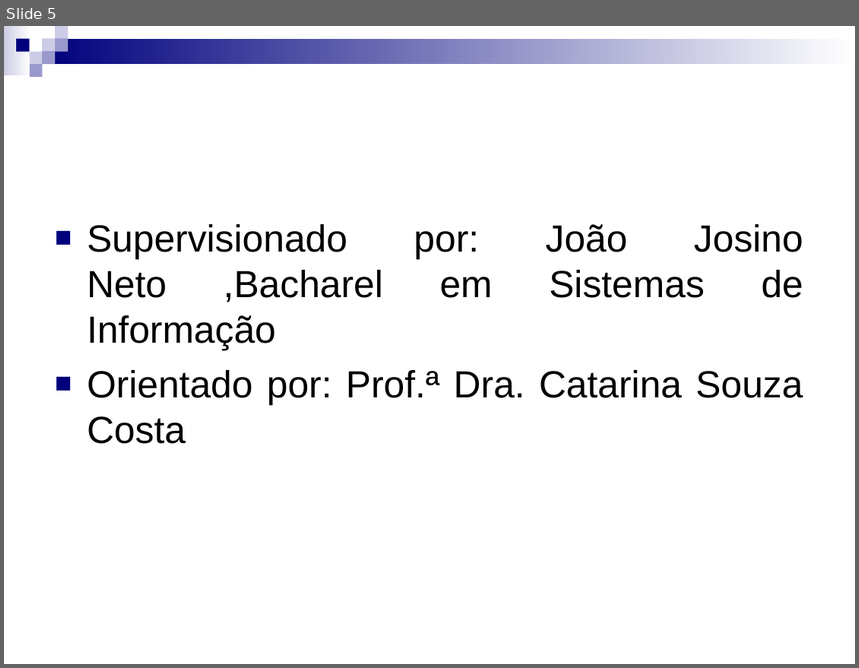
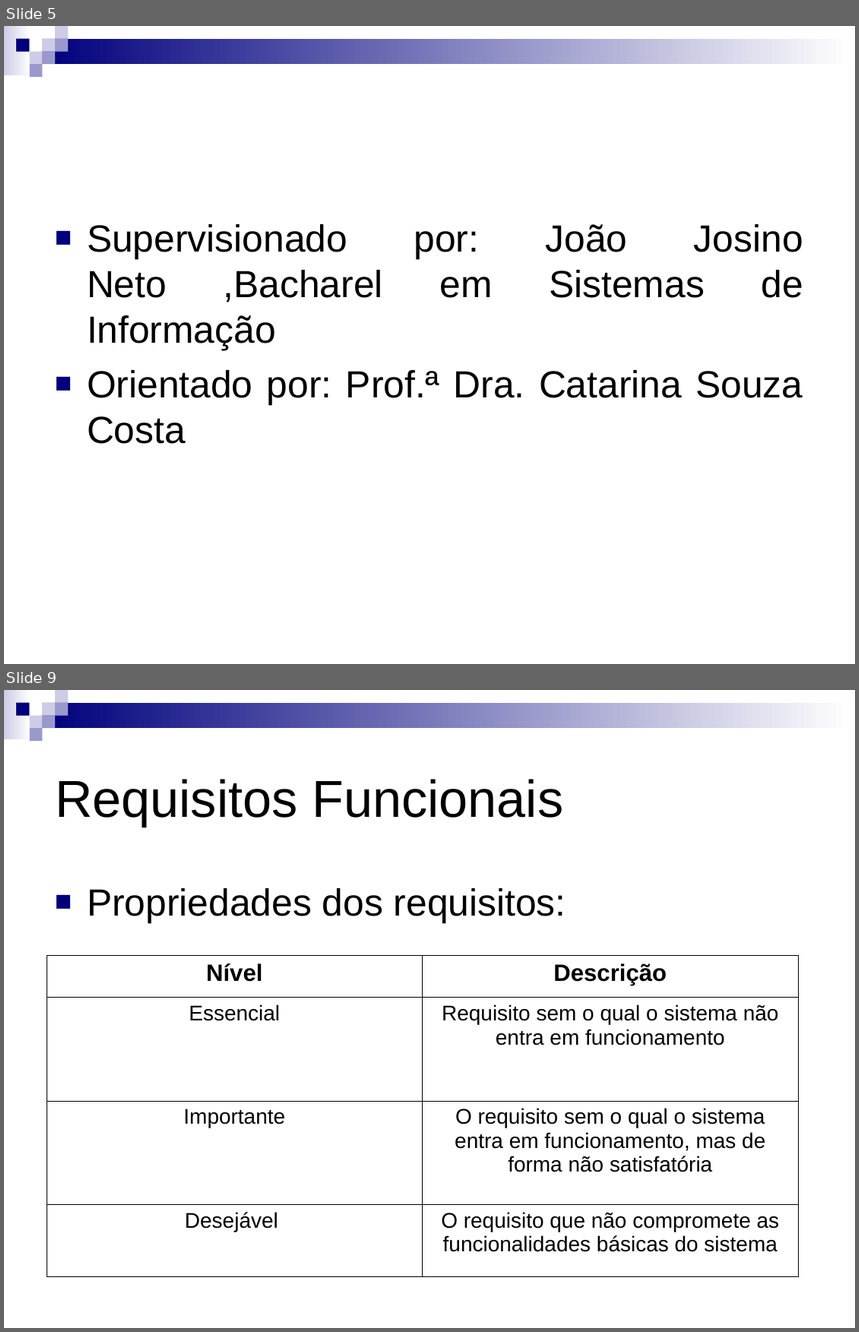
Before and after one commit to Gabrielfgrd/CamaraRB, a slide deck: Documentos/Documentos das aulas/Apresentação para o dia 10.ppt. Shown one above the other, each under a label of ours: slide 5 before the commit, slides 5 and 9 after it; the slides between them are not shown. The pictures are 859x668 and 859x1332 pixels, drawn with LibreOffice and Linux fonts; fonts in the diff are those of the drawing. Boxes give left, top, right and bottom in pixels: in the first picture for what was removed or moved away, otherwise in the second. Text is boxed around its words. In the diff, an @@ line names an element or a change of style, - is before the commit and + after.

```diff
--- a/Documentos/Documentos das aulas/Apresentação para o dia 10.ppt
+++ b/Documentos/Documentos das aulas/Apresentação para o dia 10.ppt
@@ slide 9 added at [4, 690, 855, 1328], background #FFFFFF; not listed: 9 template elements that a slide beside it also shows @@
@@ title added at [55, 779, 564, 826], 44 pt, text #000000 @@
+Requisitos Funcionais
@@ text added at [87, 888, 566, 924], 32 pt, text #000000 @@
+■ Propriedades dos requisitos:
@@ table added at [47, 955, 798, 1277], 4 rows, 2 columns @@
+Nível | Descrição
+Essencial | Requisito sem o qual o sistema não entra em funcionamento
+Importante | O requisito sem o qual o sistema entra em funcionamento, mas de forma não satisfatória
+Desejável | O requisito que não compromete as funcionalidades básicas do sistema
```
Also in this commit, not shown: 3 slides changed, 13 other slides added, 3 slides removed, 8 other files.
